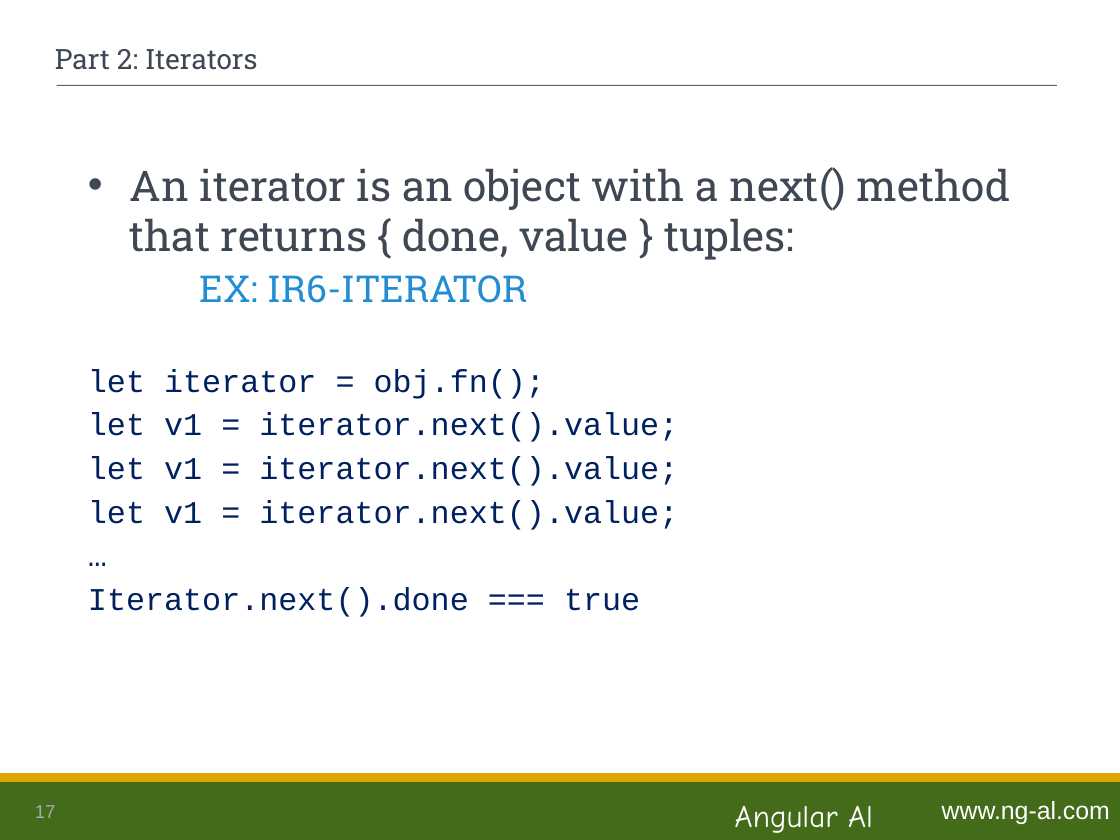
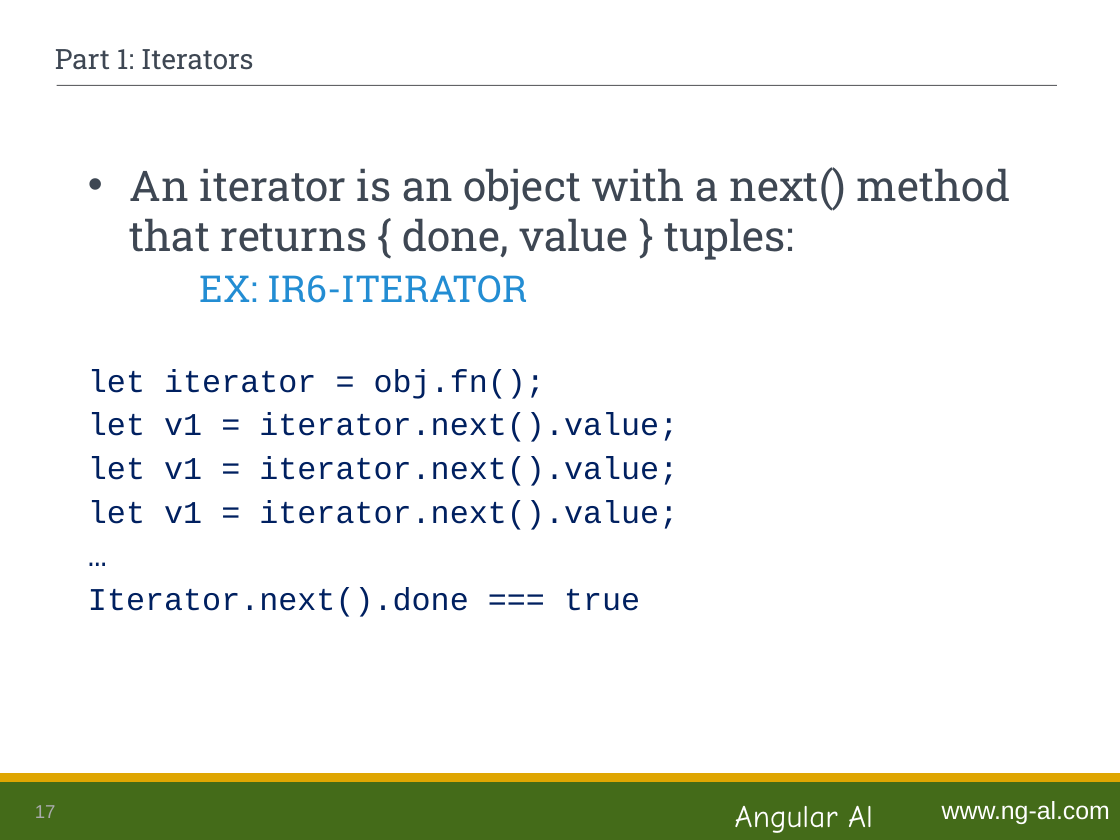
Before and after one commit to ng-al/es6-Intro, a slide deck: slide 17 of es6_Intro.ppt. Drawn at 1120x840 pixels with LibreOffice and Linux fonts; fonts in the diff are those of the drawing. Boxes give left, top, right and bottom in pixels: in the first picture for what was removed or moved away, otherwise in the second. Text is boxed around its words. In the diff, an @@ line names an element or a change of style, - is before the commit and + after.

Commit message:
Updated slides for part 1, added this examples

```diff
--- a/es6_Intro.ppt
+++ b/es6_Intro.ppt
@@ title at [55,49,254,70]: text changed @@
-Part 2: Iterators
+Part 1: Iterators
```
Also in this commit, not shown: 8 other slides changed, 2 slides added, 4 other files.
